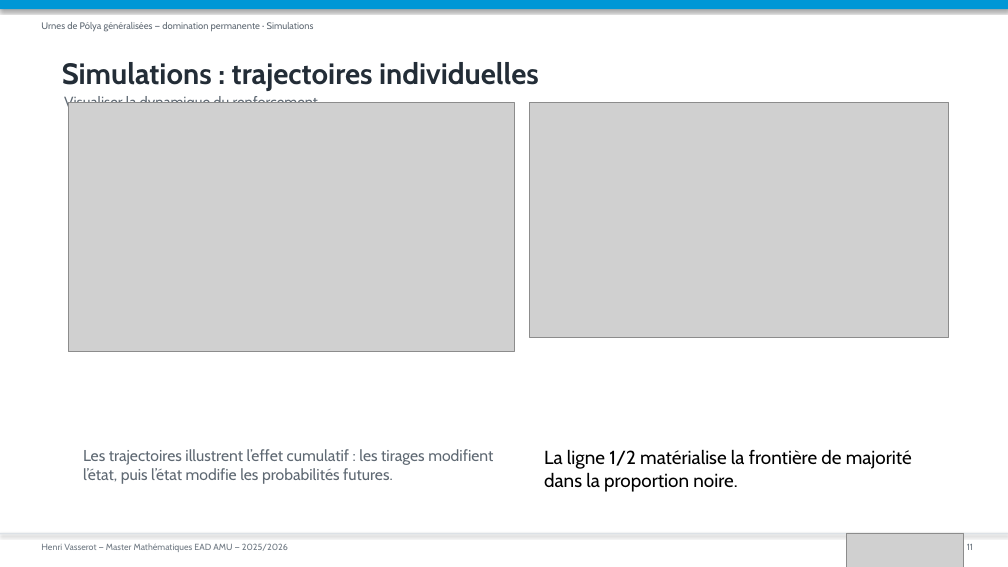
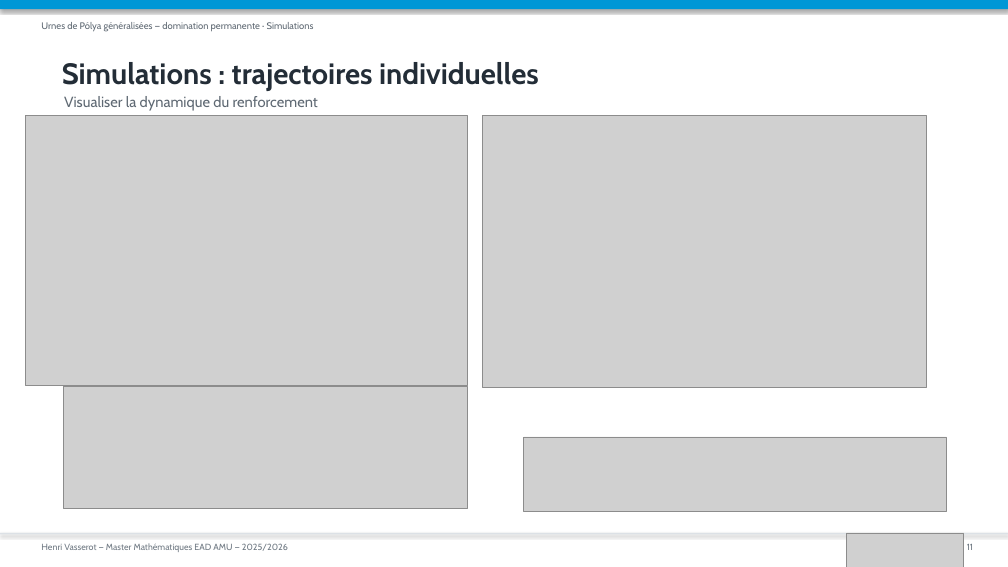
Before and after one commit to lolipop913/TER_Polya, a slide deck: slide 12 of presentation.pptx (slide 11 before the commit). Drawn at 1008x567 pixels with LibreOffice and Linux fonts; fonts in the diff are those of the drawing; grey boxes stand for pictures. Boxes give left, top, right and bottom in pixels: in the first picture for what was removed or moved away, otherwise in the second. Text is boxed around its words. In the diff, an @@ line names an element or a change of style, - is before the commit and + after.

```diff
--- a/presentation.pptx
+++ b/presentation.pptx
@@ picture: place and size @@
-picture at [68,102,514,352]
+picture at [25,116,467,386]
@@ picture: place and size @@
-picture at [529,102,949,337]
+picture at [482,116,927,387]
@@ picture added at [64,386,467,509] @@
@@ text removed at [83,449,493,484] @@
-Les trajectoires illustrent l’effet cumulatif : les tirages modifient l’état, puis l’état modifie les probabilités futures.
@@ picture added at [524,437,947,512] @@
@@ text removed at [544,449,912,492] @@
-La ligne 1/2 matérialise la frontière de majorité dans la proportion noire.
```
Also in this commit, not shown: 10 other slides changed, 1 slide added, 1 other file.
